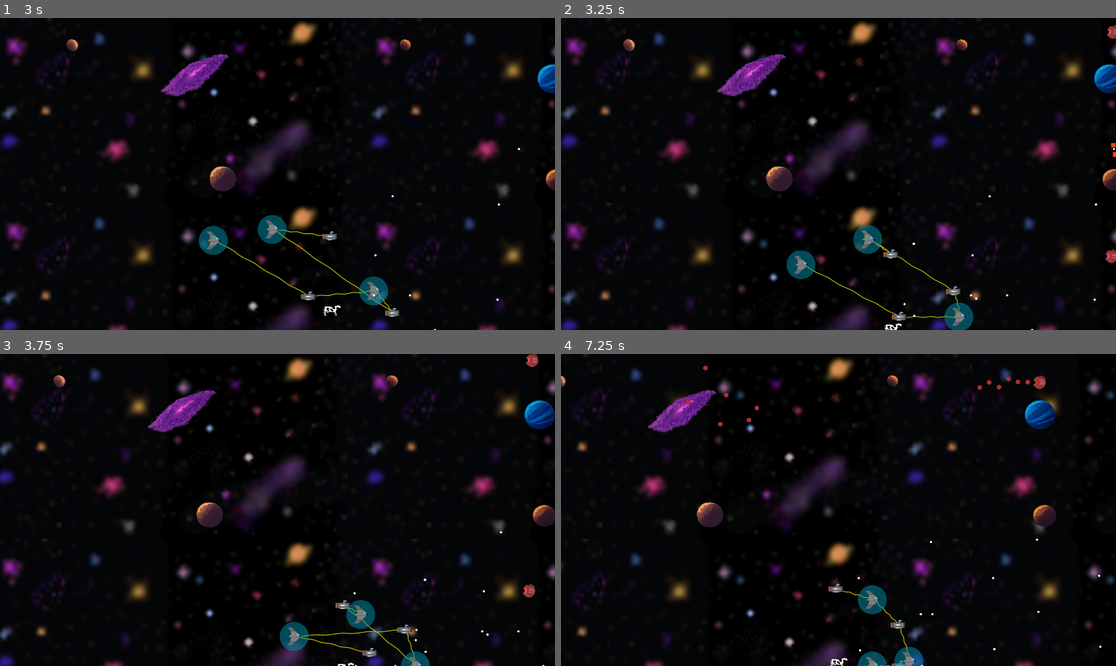
Above: before the commit, frames 1-4 (two rows, left to right).
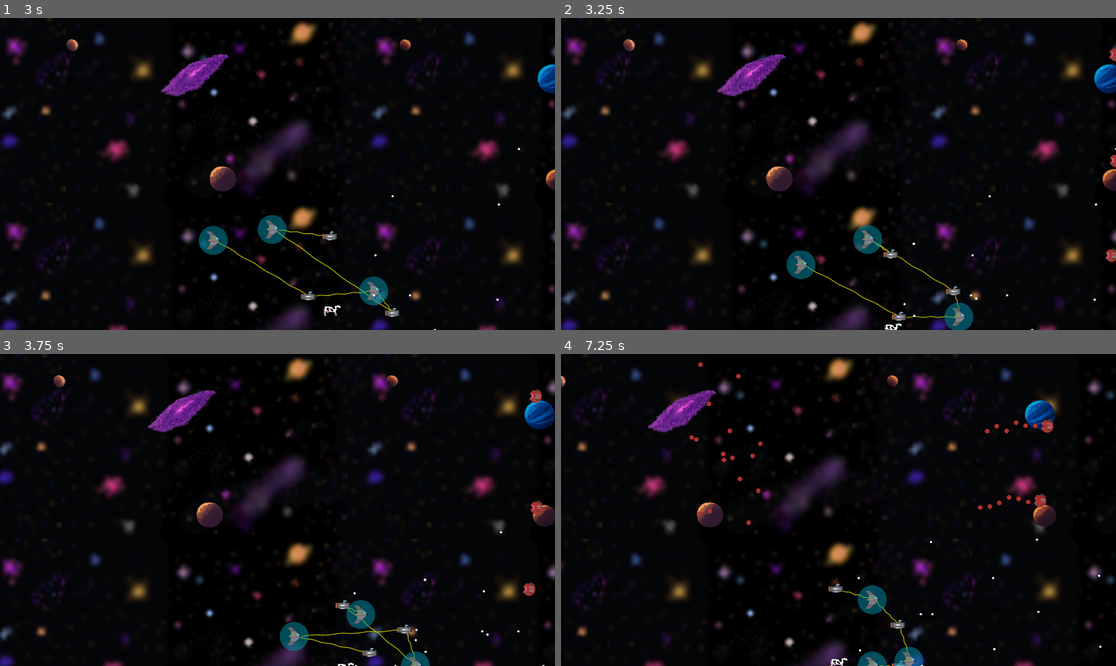
Above: after the commit, the same moments.

Repository: tfmertz/gamedevtv-jam-2026
Game: Godot game, scene res://scene/main.tscn
Same seed, same stepped clock (60 frames per second), same inputs: the game is played once before the commit and once after it.
Inputs:
- Up to frame 1 (3 s): click "START" at 0.5 s; click "START" at 1.25 s; tap Enter at 2 s; hold D (move_right) 2.03-2.78 s; tap F (cycle_formation) at 2.1 s; hold S (move_down) from 2.78 s (still down); tap R (cycle_spacing) at 2.85 s
- Up to frame 2 (3.25 s): keep holding S (move_down)
- Up to frame 3 (3.75 s): release S (move_down) at 3.53 s; hold D (move_right) from 3.53 s (still down); tap G (sort_ships) at 3.6 s
- Up to frame 4 (7.25 s): release D (move_right) at 4.28 s; hold W (move_up) 4.28-5.03 s; tap one key every 0.75 s from 4.35 s: 3 4 5 6; hold A (move_left) 5.03-6.53 s; hold S (move_down) from 6.53 s (still down)

Frame 1 is identical in both runs. In frame 2, 0.2% of the frame differs, in the area x 97-100%, y 2-79%; in frame 3, 0.3%; in frame 4, 0.7%, in the area x 22-89%, y 2-55%.

Commit message:
Fix tommy gun moving off screen

Diff:
--- a/scene/tommy_gun.gd
+++ b/scene/tommy_gun.gd
@@ -7,13 +7,15 @@
 @export var attack_spread := 10
 @export var clip_size := 8
 @export var movement_duration := 1.25
-@export var movement_spread := 25
+@export var movement_spread := 35
 @export var movement_distance := 400
 
 var is_attacking := false
 
 # Called when the node enters the scene tree for the first time.
 func _ready() -> void:
+	# call base class ready to wire death collision
+	super()
 	if not bullet_scene:
 		assert(bullet_scene != null, "Bullet scene needs to be defined to shoot!")
 
@@ -42,6 +44,13 @@
 	var dir = random_direction_around(Vector2.LEFT, movement_spread)
 	var new_target = (dir * movement_distance) + position
 
+	# check if new_target if off screen, if so, adjust y
+	if not is_on_screen(new_target):
+		if new_target.y < 15:
+			new_target.y += 150
+		else:
+			new_target.y -= 150
+
 	# move_to is from base Enemy class
 	var tween = move_to(new_target, movement_duration)
 
